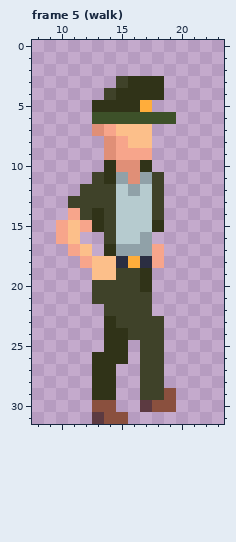
File history of a pixel-art file, Assets/Guards/GuardGreen.ase. The first picture shows the starting point.
32x32 pixels, 17 frames. Shown: frame 5 (walk): x 8..23, y 0..31. The commit also changed other frames, which this record leaves out.
And afterwards:
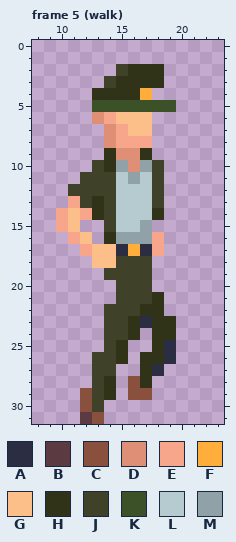
Palette (. is transparent): A #2b2e42  B #5c3a41  C #8a503e  D #e08f77  E #f7a58b  F #ffad3b  G #fcbf8a  H #303318  J #3f4229  K #3d5129  L #b6cbcf  M #90a1a8
The author wrote: fixed guard walk cycle anim; added elite guard dummy art
Change:
Changed rows in their new state; - is an unchanged pixel.
Frame 5 (walk), layers "Head", "Body", "Legs":
first column x 10:
 2 -----JHHH-
 3 ----JH----
 4 ---HH--F.-
 5 ---KKKKKKK
 6 ---DEGGG..
 7 ---.DE----
 8 ------EE--
 9 ----HDDH--
10 ---J-M-MJ-
11 --J-JLML--
12 -J----L---
13 -E-H------
14 EGE-----H-
15 --..---M.-
16 .EG-HMM-E-
17 -.EGGAFA--
18 --.--JJJ.-
19 ---.J--J--
20 ---..--J--
21 ---..---H-
22 -------HH-
23 ----J-HAHH
24 ----JJH.HH
25 ----J--.HA
26 ---JJ--HHA
27 ---JJ--HA-
28 ---J--CH.-
29 --CJ--CC..
30 --CJ.--...
31 --BC..----
Boxes around the changes in both pictures, in picture pixels (x1, y1, x2, y2):
changed: (56, 64, 176, 424)
